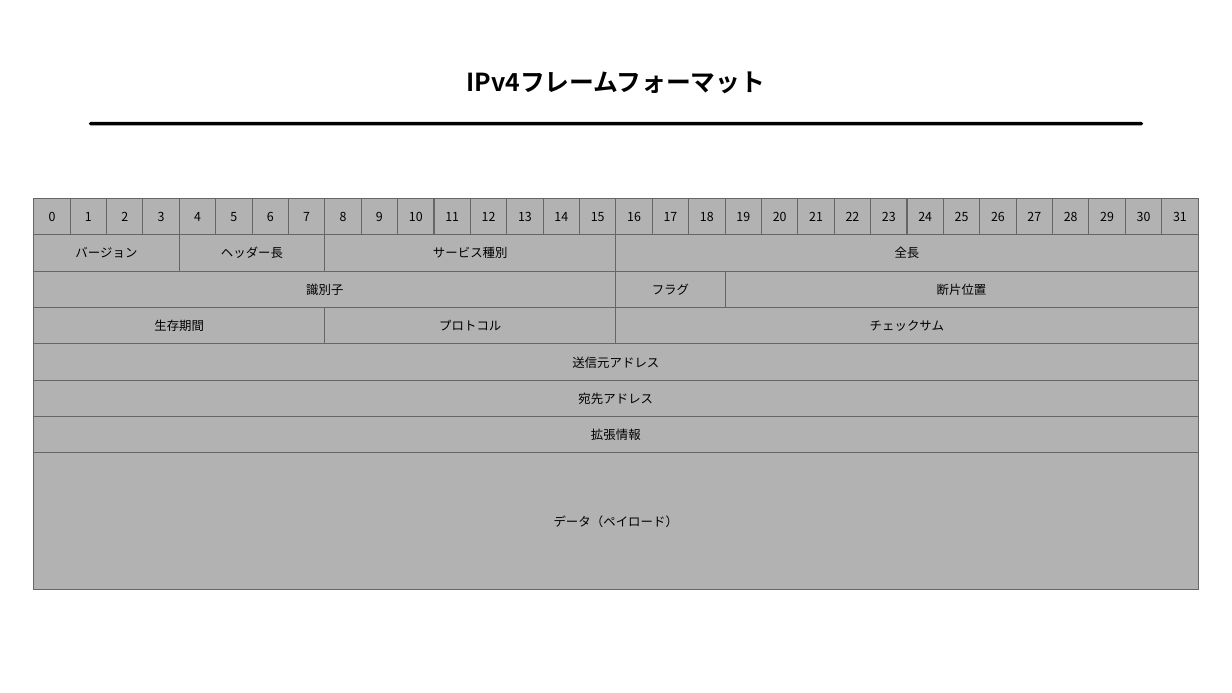
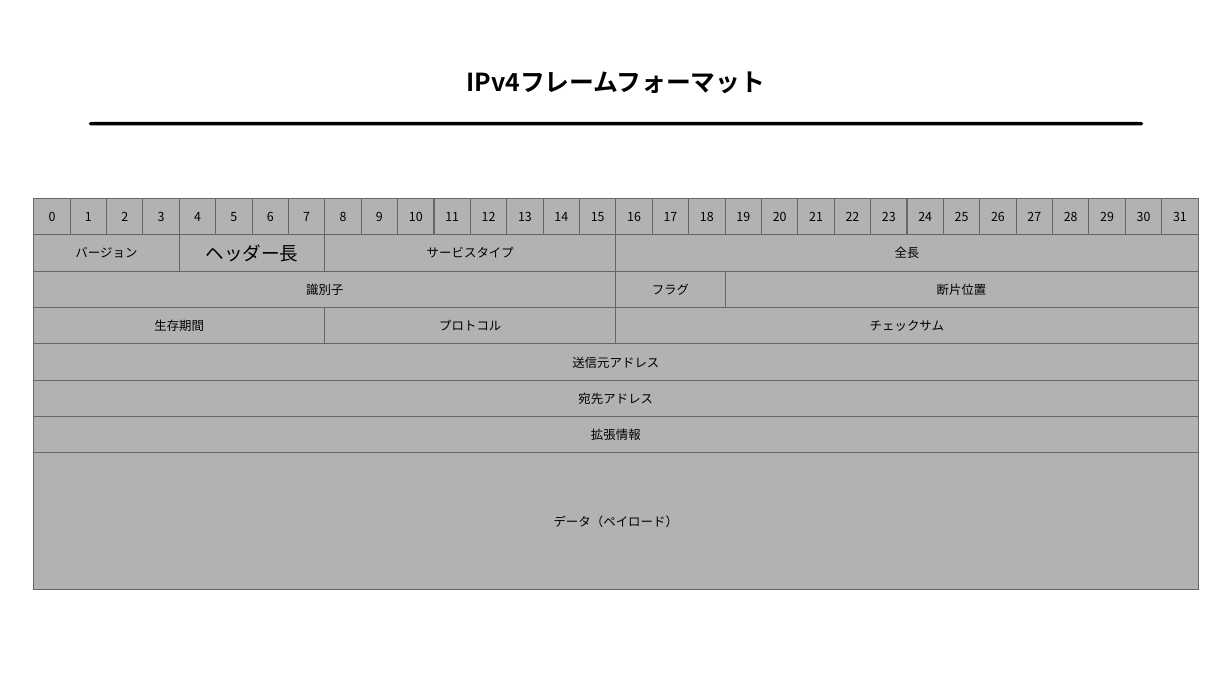
Before and after one commit to ichigo-1125/knowledge, a slide deck: slide 8 of assets/internet.odp. Drawn at 1232x693 pixels with LibreOffice and Linux fonts; fonts in the diff are those of the drawing. Boxes give left, top, right and bottom in pixels: in the first picture for what was removed or moved away, otherwise in the second. Text is boxed around its words. In the diff, an @@ line names an element or a change of style, - is before the commit and + after.

```diff
--- a/assets/internet.odp
+++ b/assets/internet.odp
@@ rectangle "ヘッダー長" at (x1=179, y1=235, x2=324, y2=272): size 8 to 12 pt @@
@@ text in rectangle at (x1=427, y1=247, x2=514, y2=258): text changed @@
-サービス種別
+サービスタイプ
```
Also in this commit, not shown: 1 slide added, 4 other files.
